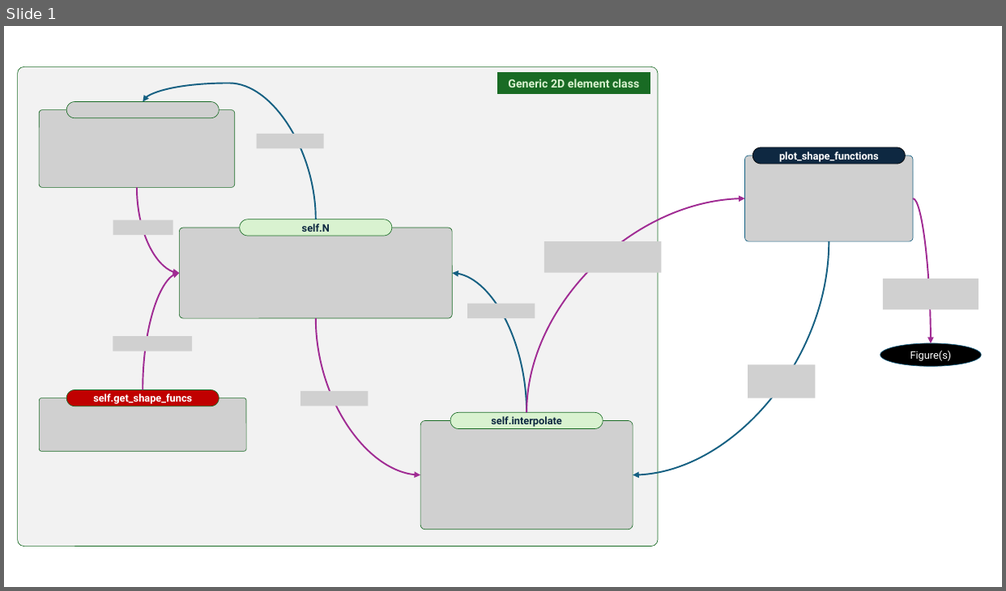
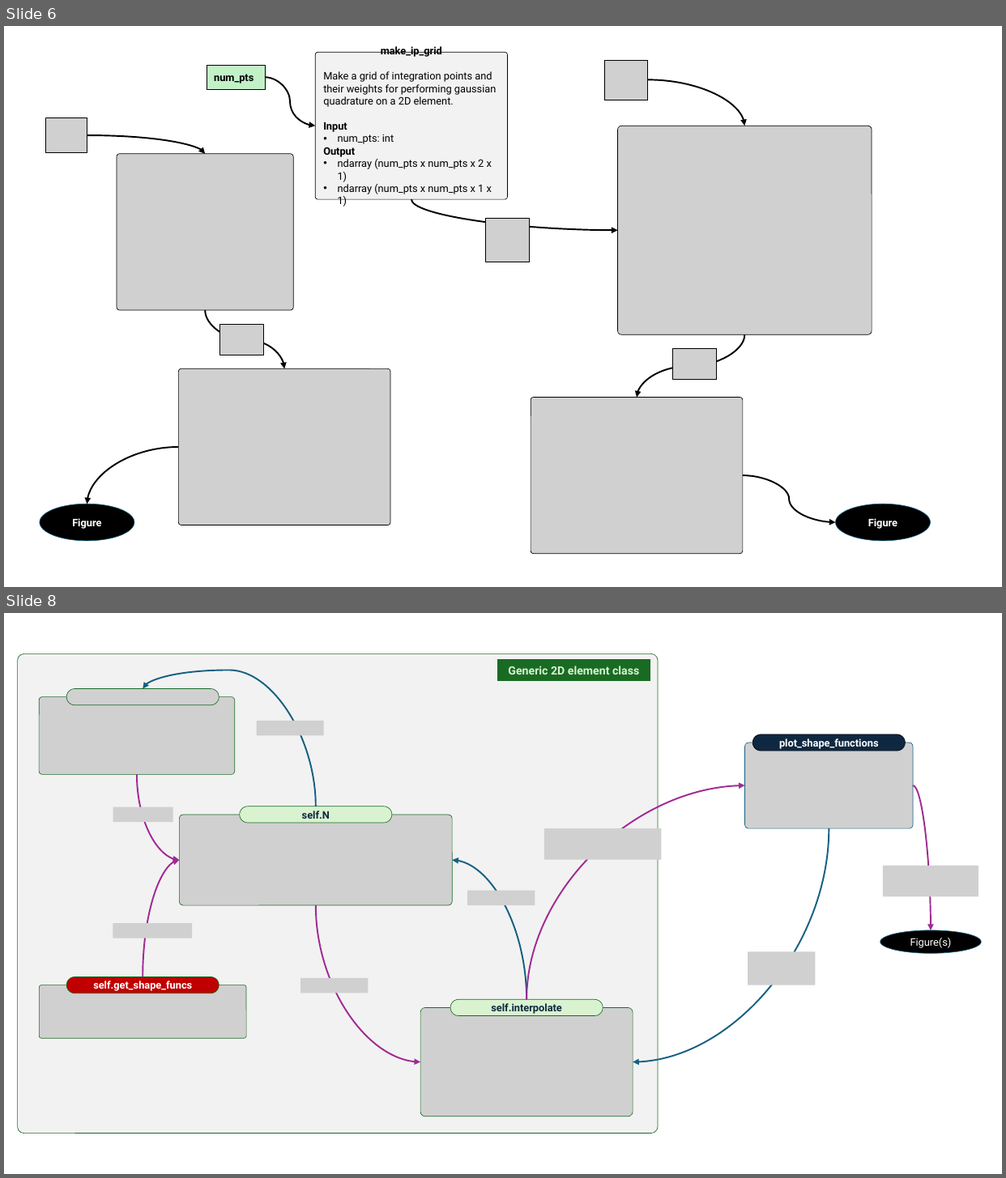
Before and after one commit to mnolaya/theory-of-fea, a slide deck: homeworks/hw_flowcharts.pptx. Shown one above the other, each under a label of ours: slide 1 before the commit, slides 6 and 8 after it; the slides between them are not shown. The pictures are 1006x591 and 1006x1178 pixels, drawn with LibreOffice and Linux fonts; fonts in the diff are those of the drawing; grey boxes stand for pictures. Boxes give left, top, right and bottom in pixels: in the first picture for what was removed or moved away, otherwise in the second. Text is boxed around its words. In the diff, an @@ line names an element or a change of style, - is before the commit and + after.

```diff
--- a/homeworks/hw_flowcharts.pptx
+++ b/homeworks/hw_flowcharts.pptx
@@ slide 6 added at box(4, 26, 1002, 587), background #FFFFFF @@
@@ rectangle added at box(206, 65, 266, 89), fill #C2F1C8, outline #000000 0.25 pt dashed, 10 pt, text #000000, bold @@
+num_pts
@@ rounded rectangle added at box(315, 52, 508, 199), fill #F2F2F2, outline #000000 0.5 pt, 10 pt, text #000000 @@
+make_ip_grid
+Make a grid of integration points and their weights for performing gaussian quadrature on a 2D element.
+Input
+• num_pts: int
+Output
+• ndarray (num_pts x num_pts x 2 x 1)
+• ndarray (num_pts x num_pts x 1 x 1)
@@ picture added at box(604, 60, 648, 100) @@
@@ curved arrow added from (265, 77) to (315, 126), #000000 1.5 pt @@
@@ curved arrow added from (648, 80) to (745, 126), #000000 1.5 pt @@
@@ picture added at box(46, 118, 87, 153) @@
@@ curved arrow added from (87, 135) to (206, 154), #000000 1.5 pt @@
@@ picture added at box(618, 126, 872, 335) @@
@@ picture added at box(117, 154, 294, 310) @@
@@ curved arrow added from (411, 199) to (618, 230), #000000 1.5 pt @@
@@ picture added at box(486, 218, 530, 262) @@
@@ curved arrow added from (206, 310) to (285, 369), #000000 1.5 pt @@
@@ picture added at box(219, 324, 263, 355) @@
@@ curved arrow added from (745, 335) to (637, 397), #000000 1.5 pt @@
@@ picture added at box(673, 348, 717, 379) @@
@@ picture added at box(178, 369, 390, 525) @@
@@ picture added at box(531, 397, 743, 554) @@
@@ curved arrow added from (178, 447) to (87, 505), #000000 1.5 pt @@
@@ curved arrow added from (743, 476) to (836, 523), #000000 1.5 pt @@
@@ ellipse added at box(40, 505, 135, 541), fill #000000, outline #156082 0.5 pt, 10 pt, text #FFFFFF, bold @@
+Figure
@@ ellipse added at box(836, 505, 931, 541), fill #000000, outline #156082 0.5 pt, 10 pt, text #FFFFFF, bold @@
+Figure
@@ what was slide 1 is now slide 8 @@
```
Also in this commit, not shown: 6 other slides added, 7 other files.
